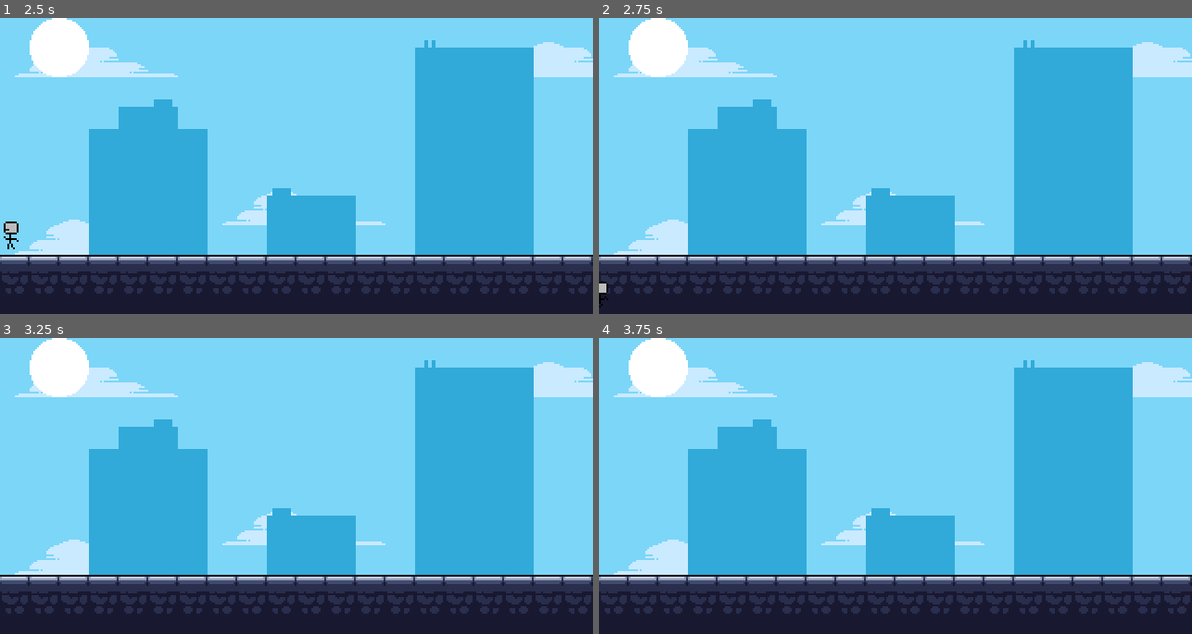
Above: before the commit, frames 1-4 (two rows, left to right).
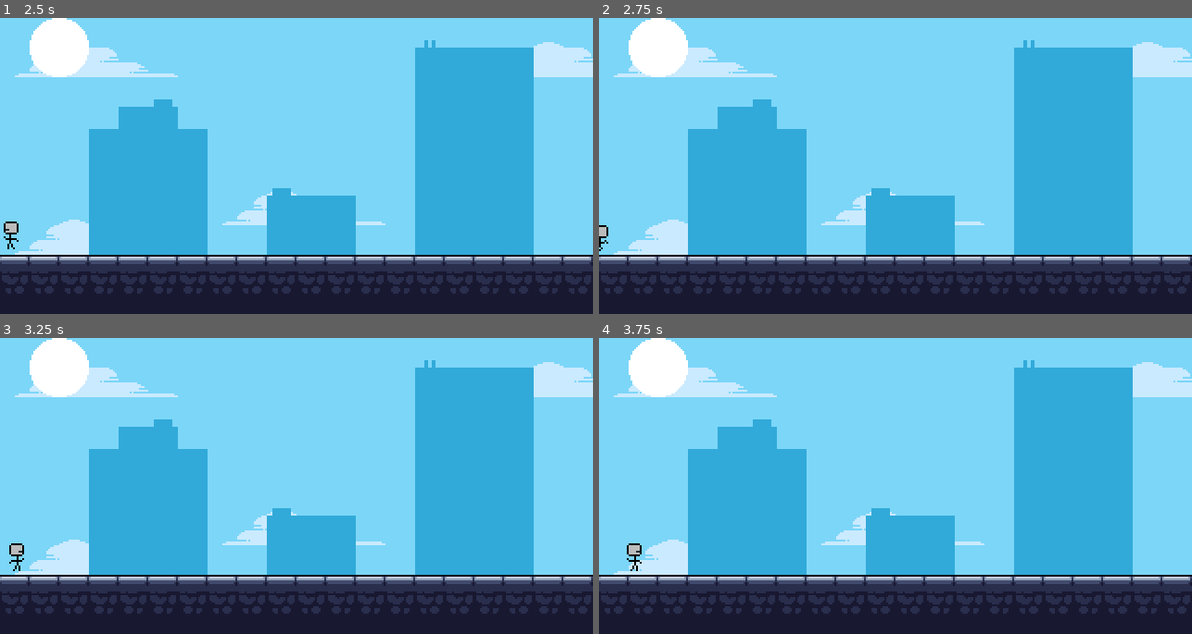
Above: after the commit, the same moments.

Repository: Glow-Project/LostTech
Game: Godot game, scene res://Menu/Menu.tscn
Same seed, same stepped clock (60 frames per second), same inputs: the game is played once before the commit and once after it.
Inputs:
- Up to frame 1 (2.5 s): click "Start" at 0.5 s; hold Right (ui_right) 1.28-2.03 s; hold Left (ui_left) from 2.03 s (still down)
- Up to frame 2 (2.75 s): keep holding Left (ui_left)
- Up to frame 3 (3.25 s): release Left (ui_left) at 2.78 s; hold Right (ui_right) from 2.78 s (still down)
- Up to frame 4 (3.75 s): keep holding Right (ui_right)

Frame 1 is identical in both runs. In frame 2, 0.2% of the frame differs, in the area x 0-2%, y 70-98%; in frame 3, 0.1%; in frame 4, 0.1%.

Commit message:
Level 1: Fix collision of tile map

Diff:
--- a/Levels/Level1/Level1.tscn
+++ b/Levels/Level1/Level1.tscn
@@ -118,7 +118,76 @@
 7/shapes = [  ]
 7/z_index = 0
 
-[sub_resource type="TileSet" id=3]
+[sub_resource type="ConvexPolygonShape2D" id=2]
+points = PoolVector2Array( 0, 0, 16, 0, 16, 16, 0, 16 )
+
+[sub_resource type="ConvexPolygonShape2D" id=3]
+points = PoolVector2Array( 0, 0, 16, 0, 16, 16, 0, 16 )
+
+[sub_resource type="ConvexPolygonShape2D" id=4]
+points = PoolVector2Array( 0, 0, 16, 0, 16, 16, 0, 16 )
+
+[sub_resource type="ConvexPolygonShape2D" id=5]
+points = PoolVector2Array( 0, 0, 16, 0, 16, 16, 0, 16 )
+
+[sub_resource type="ConvexPolygonShape2D" id=6]
+points = PoolVector2Array( 0, 0, 16, 0, 16, 16, 0, 16 )
+
+[sub_resource type="ConvexPolygonShape2D" id=7]
+points = PoolVector2Array( 0, 0, 16, 0, 16, 16, 0, 16 )
+
+[sub_resource type="ConvexPolygonShape2D" id=8]
+points = PoolVector2Array( 0, 0, 16, 0, 16, 16, 0, 16 )
+
+[sub_resource type="ConvexPolygonShape2D" id=9]
+points = PoolVector2Array( 0, 0, 16, 0, 16, 16, 0, 16 )
+
+[sub_resource type="ConvexPolygonShape2D" id=10]
+points = PoolVector2Array( 0, 0, 16, 0, 16, 16, 0, 16 )
+
+[sub_resource type="ConvexPolygonShape2D" id=11]
+points = PoolVector2Array( 0, 0, 16, 0, 16, 16, 0, 16 )
+
+[sub_resource type="ConvexPolygonShape2D" id=12]
+points = PoolVector2Array( 0, 0, 6.54442, 7.21477, 16, 16, 0, 16 )
+
+[sub_resource type="ConvexPolygonShape2D" id=13]
+points = PoolVector2Array( 0, 0, 16, 0, 16, 16, 0, 16 )
+
+[sub_resource type="ConvexPolygonShape2D" id=14]
+points = PoolVector2Array( 0, 0, 16, 0, 16, 16, 0, 16 )
+
+[sub_resource type="ConvexPolygonShape2D" id=15]
+points = PoolVector2Array( 0, 0, 16, 0, 16, 16, 0, 16 )
+
+[sub_resource type="ConvexPolygonShape2D" id=16]
+points = PoolVector2Array( 0, 0, 16, 0, 16, 16, 0, 16 )
+
+[sub_resource type="ConvexPolygonShape2D" id=17]
+points = PoolVector2Array( 0, 0, 16, 0, 16, 16, 0, 16 )
+
+[sub_resource type="ConvexPolygonShape2D" id=18]
+points = PoolVector2Array( 0, 0, 16, 0, 16, 16, 0, 16 )
+
+[sub_resource type="ConvexPolygonShape2D" id=19]
+points = PoolVector2Array( 0, 0, 16, 0, 16, 16, 0, 16 )
+
+[sub_resource type="ConvexPolygonShape2D" id=20]
+points = PoolVector2Array( 0, 0, 16, 0, 16, 16, 0, 16 )
+
+[sub_resource type="ConvexPolygonShape2D" id=21]
+points = PoolVector2Array( 0, 0, 16, 0, 16, 16, 0, 16 )
+
+[sub_resource type="ConvexPolygonShape2D" id=22]
+points = PoolVector2Array( 0, 0, 16, 0, 16, 16, 0, 16 )
+
+[sub_resource type="ConvexPolygonShape2D" id=23]
+points = PoolVector2Array( 8.40765, 8.05202, 16, 0, 16, 16, 0, 16 )
+
+[sub_resource type="ConvexPolygonShape2D" id=24]
+points = PoolVector2Array( 0, 0, 16, 0, 16, 16, 0, 16 )
+
+[sub_resource type="TileSet" id=25]
 1/name = "mp_cs_buildings.png 1"
 1/texture = ExtResource( 2 )
 1/tex_offset = Vector2( 0, 0 )
@@ -138,9 +207,148 @@
 1/navigation_offset = Vector2( 0, 0 )
 1/shape_offset = Vector2( 0, 0 )
 1/shape_transform = Transform2D( 1, 0, 0, 1, 0, 0 )
+1/shape = SubResource( 2 )
 1/shape_one_way = false
-1/shape_one_way_margin = 0.0
-1/shapes = [  ]
+1/shape_one_way_margin = 1.0
+1/shapes = [ {
+"autotile_coord": Vector2( 0, 0 ),
+"one_way": false,
+"one_way_margin": 1.0,
+"shape": SubResource( 2 ),
+"shape_transform": Transform2D( 1, 0, 0, 1, 0, 0 )
+}, {
+"autotile_coord": Vector2( 0, 0 ),
+"one_way": false,
+"one_way_margin": 1.0,
+"shape": SubResource( 3 ),
+"shape_transform": Transform2D( 1, 0, 0, 1, 0, 0 )
+}, {
+"autotile_coord": Vector2( 0, 1 ),
+"one_way": false,
+"one_way_margin": 1.0,
+"shape": SubResource( 4 ),
+"shape_transform": Transform2D( 1, 0, 0, 1, 0, 0 )
+}, {
+"autotile_coord": Vector2( 0, 2 ),
+"one_way": false,
+"one_way_margin": 1.0,
+"shape": SubResource( 5 ),
+"shape_transform": Transform2D( 1, 0, 0, 1, 0, 0 )
+}, {
+"autotile_coord": Vector2( 0, 2 ),
+"one_way": false,
+"one_way_margin": 1.0,
+"shape": SubResource( 6 ),
+"shape_transform": Transform2D( 1, 0, 0, 1, 0, 0 )
+}, {
+"autotile_coord": Vector2( 1, 1 ),
+"one_way": false,
+"one_way_margin": 1.0,
+"shape": SubResource( 7 ),
+"shape_transform": Transform2D( 1, 0, 0, 1, 0, 0 )
+}, {
+"autotile_coord": Vector2( 1, 2 ),
+"one_way": false,
+"one_way_margin": 1.0,
+"shape": SubResource( 8 ),
+"shape_transform": Transform2D( 1, 0, 0, 1, 0, 0 )
+}, {
+"autotile_coord": Vector2( 2, 2 ),
+"one_way": false,
+"one_way_margin": 1.0,
+"shape": SubResource( 9 ),
+"shape_transform": Transform2D( 1, 0, 0, 1, 0, 0 )
+}, {
+"autotile_coord": Vector2( 2, 2 ),
+"one_way": false,
+"one_way_margin": 1.0,
+"shape": SubResource( 10 ),
+"shape_transform": Transform2D( 1, 0, 0, 1, 0, 0 )
+}, {
+"autotile_coord": Vector2( 2, 1 ),
+"one_way": false,
+"one_way_margin": 1.0,
+"shape": SubResource( 11 ),
+"shape_transform": Transform2D( 1, 0, 0, 1, 0, 0 )
+}, {
+"autotile_coord": Vector2( 1, 0 ),
+"one_way": false,
+"one_way_margin": 1.0,
+"shape": SubResource( 12 ),
+"shape_transform": Transform2D( 1, 0, 0, 1, 0, 0 )
+}, {
+"autotile_coord": Vector2( 3, 1 ),
+"one_way": false,
+"one_way_margin": 1.0,
+"shape": SubResource( 13 ),
+"shape_transform": Transform2D( 1, 0, 0, 1, 0, 0 )
+}, {
+"autotile_coord": Vector2( 3, 2 ),
+"one_way": false,
+"one_way_margin": 1.0,
+"shape": SubResource( 14 ),
+"shape_transform": Transform2D( 1, 0, 0, 1, 0, 0 )
+}, {
+"autotile_coord": Vector2( 3, 2 ),
+"one_way": false,
+"one_way_margin": 1.0,
+"shape": SubResource( 15 ),
+"shape_transform": Transform2D( 1, 0, 0, 1, 0, 0 )
+}, {
+"autotile_coord": Vector2( 4, 1 ),
+"one_way": false,
+"one_way_margin": 1.0,
+"shape": SubResource( 16 ),
+"shape_transform": Transform2D( 1, 0, 0, 1, 0, 0 )
+}, {
+"autotile_coord": Vector2( 4, 2 ),
+"one_way": false,
+"one_way_margin": 1.0,
+"shape": SubResource( 17 ),
+"shape_transform": Transform2D( 1, 0, 0, 1, 0, 0 )
+}, {
+"autotile_coord": Vector2( 5, 2 ),
+"one_way": false,
+"one_way_margin": 1.0,
+"shape": SubResource( 18 ),
+"shape_transform": Transform2D( 1, 0, 0, 1, 0, 0 )
+}, {
+"autotile_coord": Vector2( 6, 2 ),
+"one_way": false,
+"one_way_margin": 1.0,
+"shape": SubResource( 19 ),
+"shape_transform": Transform2D( 1, 0, 0, 1, 0, 0 )
+}, {
+"autotile_coord": Vector2( 6, 1 ),
+"one_way": false,
+"one_way_margin": 1.0,
+"shape": SubResource( 20 ),
+"shape_transform": Transform2D( 1, 0, 0, 1, 0, 0 )
+}, {
+"autotile_coord": Vector2( 5, 1 ),
+"one_way": false,
+"one_way_margin": 1.0,
+"shape": SubResource( 21 ),
+"shape_transform": Transform2D( 1, 0, 0, 1, 0, 0 )
+}, {
+"autotile_coord": Vector2( 6, 0 ),
+"one_way": false,
+"one_way_margin": 1.0,
+"shape": SubResource( 22 ),
+"shape_transform": Transform2D( 1, 0, 0, 1, 0, 0 )
+}, {
+"autotile_coord": Vector2( 5, 0 ),
+"one_way": false,
+"one_way_margin": 1.0,
+"shape": SubResource( 23 ),
+"shape_transform": Transform2D( 1, 0, 0, 1, 0, 0 )
+}, {
+"autotile_coord": Vector2( 3, 3 ),
+"one_way": false,
+"one_way_margin": 1.0,
+"shape": SubResource( 24 ),
+"shape_transform": Transform2D( 1, 0, 0, 1, 0, 0 )
+} ]
 1/z_index = 0
 
 [node name="Level1" type="Node2D"]
@@ -160,7 +368,7 @@
 tile_data = PoolIntArray( 0, 536870918, 0, 1, 536870919, 0, 14, 1, 0, 16, 536870918, 0, 65550, 3, 0, 65551, 3, 0, 65552 …(1469 unchanged characters)…
 
 [node name="Foreground" type="TileMap" parent="."]
-tile_set = SubResource( 3 )
+tile_set = SubResource( 25 )
 cell_size = Vector2( 16, 16 )
 format = 1
 tile_data = PoolIntArray( 589823, 536870913, 0, 524288, 536870913, 65539, 524289, 536870913, 65539, 524290, 536870913,  …(1065 unchanged characters)…
Not shown: 1 places in Levels/Level1/Level1.tscn that only renumber resources
